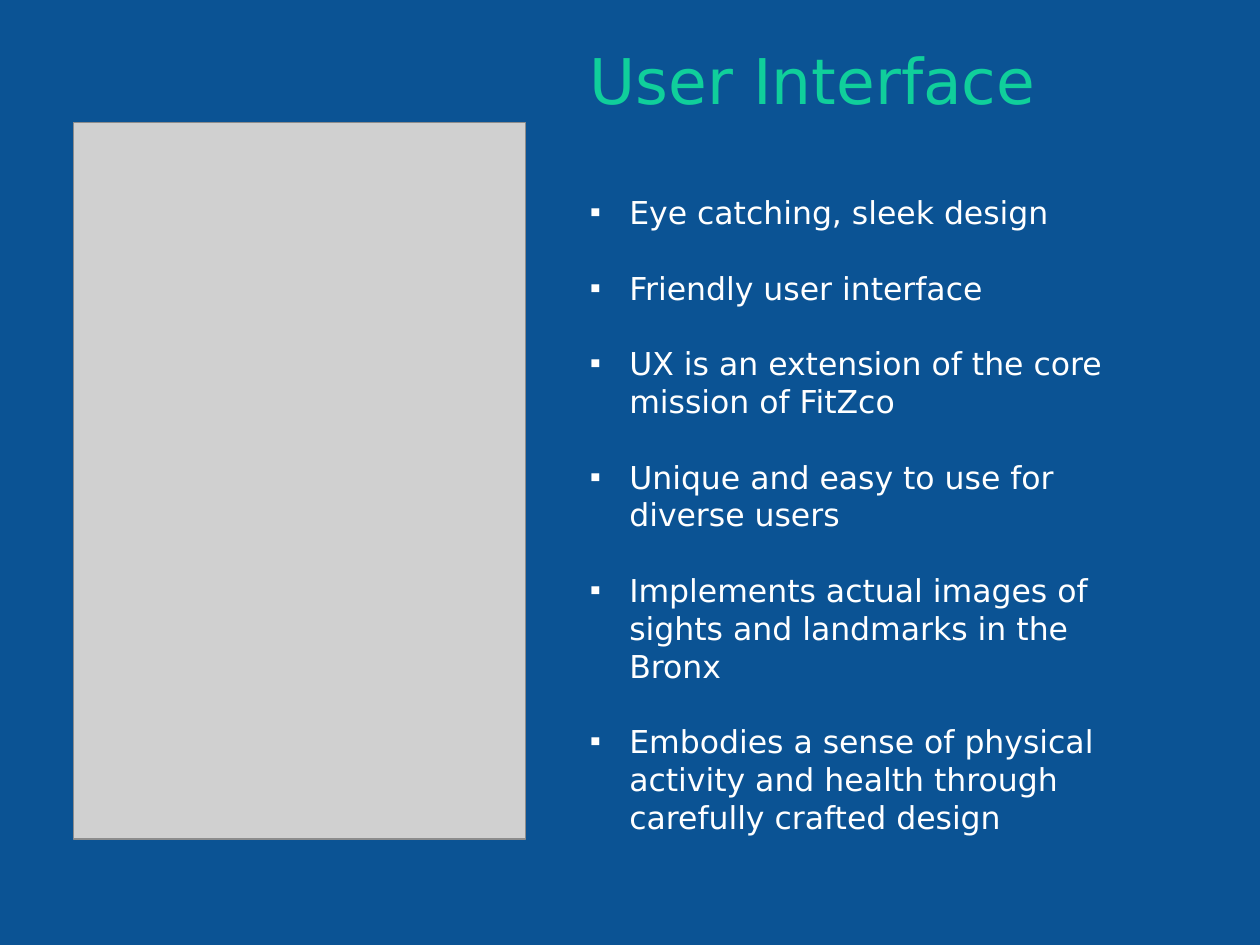
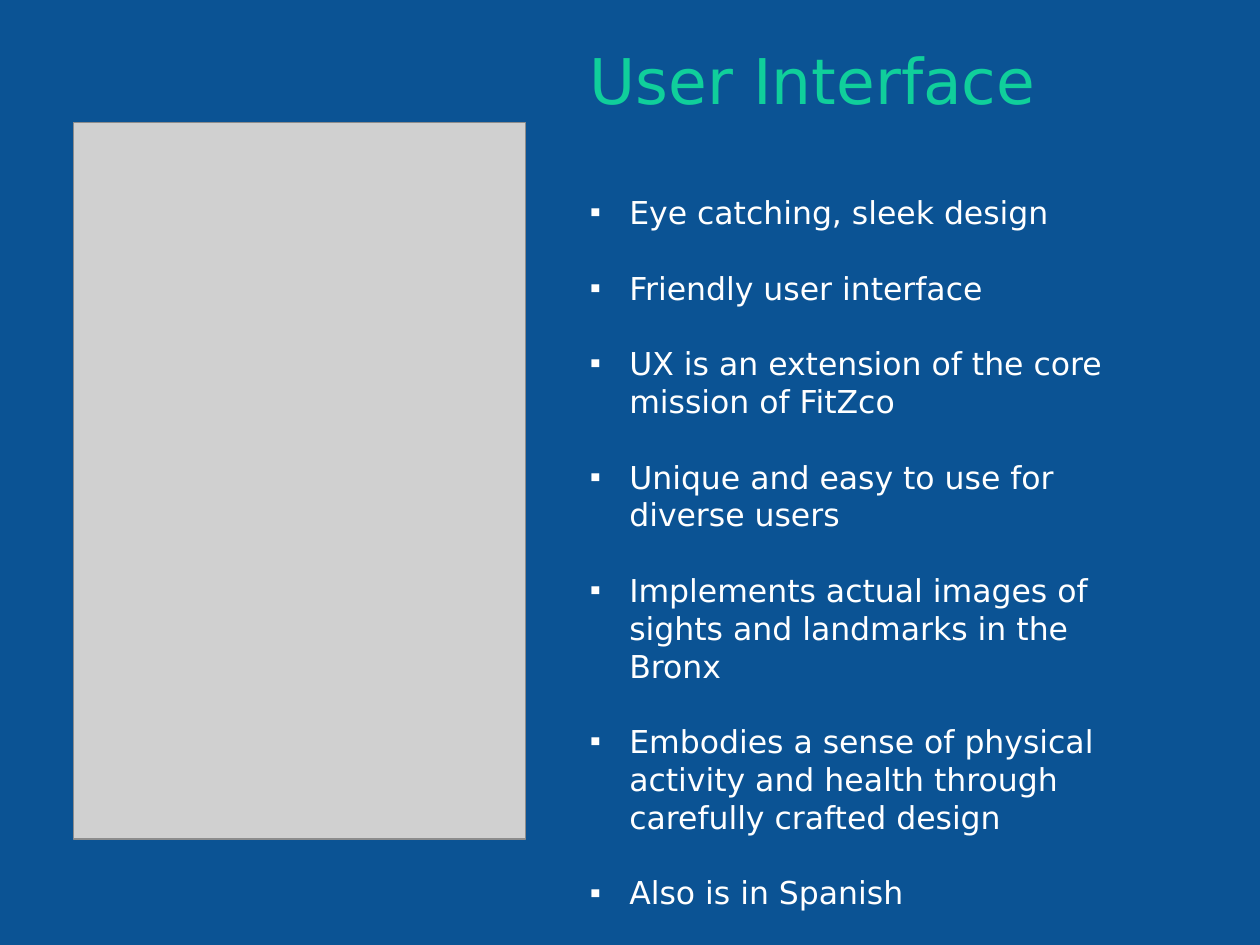
Before and after one commit to NSBEHack/Fitapp, a slide deck: slide 7 of FitZco.pptx. Drawn at 1260x945 pixels with LibreOffice and Linux fonts; fonts in the diff are those of the drawing; grey boxes stand for pictures. Boxes give left, top, right and bottom in pixels: in the first picture for what was removed or moved away, otherwise in the second. Text is boxed around its words. In the diff, an @@ line names an element or a change of style, - is before the commit and + after.

```diff
--- a/FitZco.pptx
+++ b/FitZco.pptx
@@ text at (629,880,903,911): paragraph added @@
+▪ Also is in Spanish
```
Also in this commit, not shown: 2 other slides changed.
